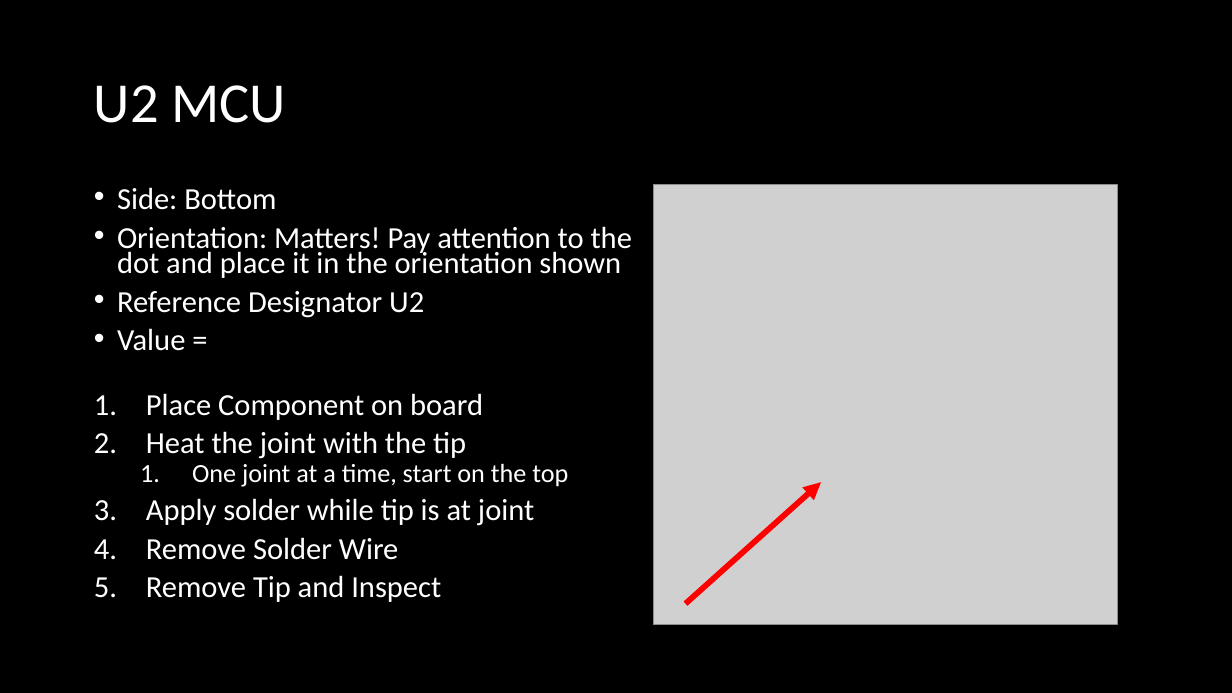
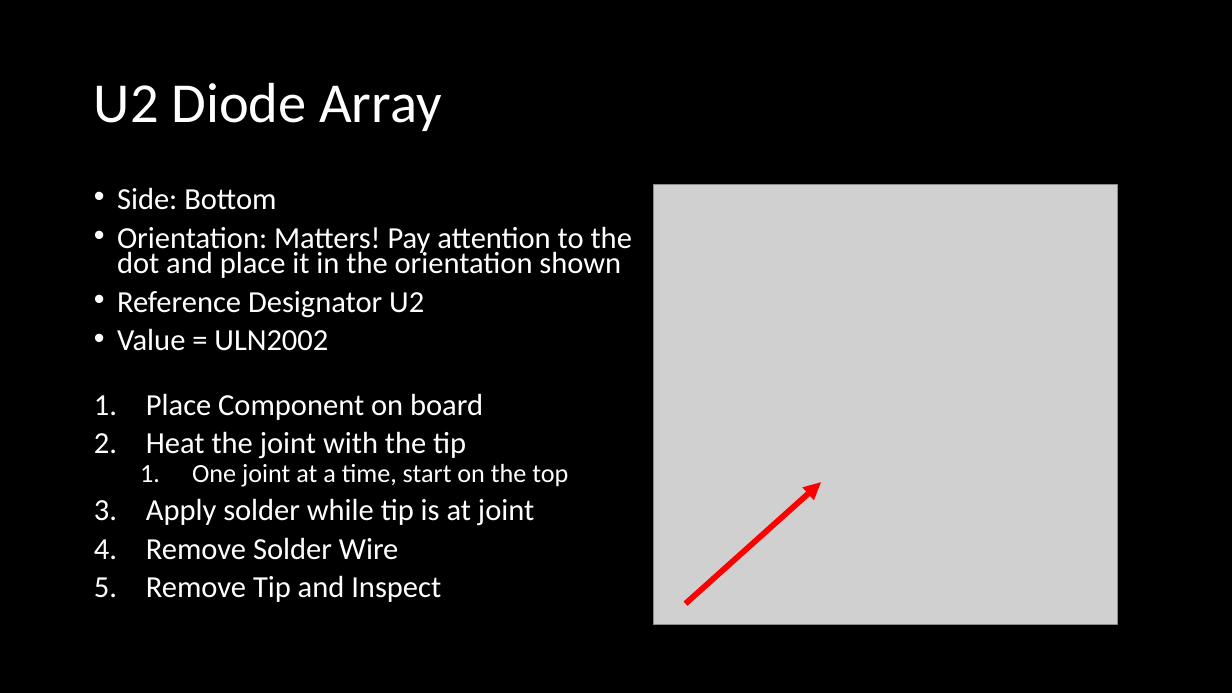
Before and after one commit to ArsenioDev/MAGFest-2023-SolderingClass, a slide deck: slide 23 of MAGFest2023SolderingClass/MAGFest 2024 Soldering Workshop.pptx. Drawn at 1232x693 pixels with LibreOffice and Linux fonts; fonts in the diff are those of the drawing; grey boxes stand for pictures. Boxes give left, top, right and bottom in pixels: in the first picture for what was removed or moved away, otherwise in the second. Text is boxed around its words. In the diff, an @@ line names an element or a change of style, - is before the commit and + after.

```diff
--- a/MAGFest2023SolderingClass/MAGFest 2024 Soldering Workshop.pptx
+++ b/MAGFest2023SolderingClass/MAGFest 2024 Soldering Workshop.pptx
@@ title at (x1=94, y1=82, x2=441, y2=131): text changed @@
-U2 MCU
+U2 Diode Array
@@ text at (x1=117, y1=328, x2=328, y2=351): text changed @@
-• Value =
+• Value = ULN2002
```
Also in this commit, not shown: 1 other slide changed.
